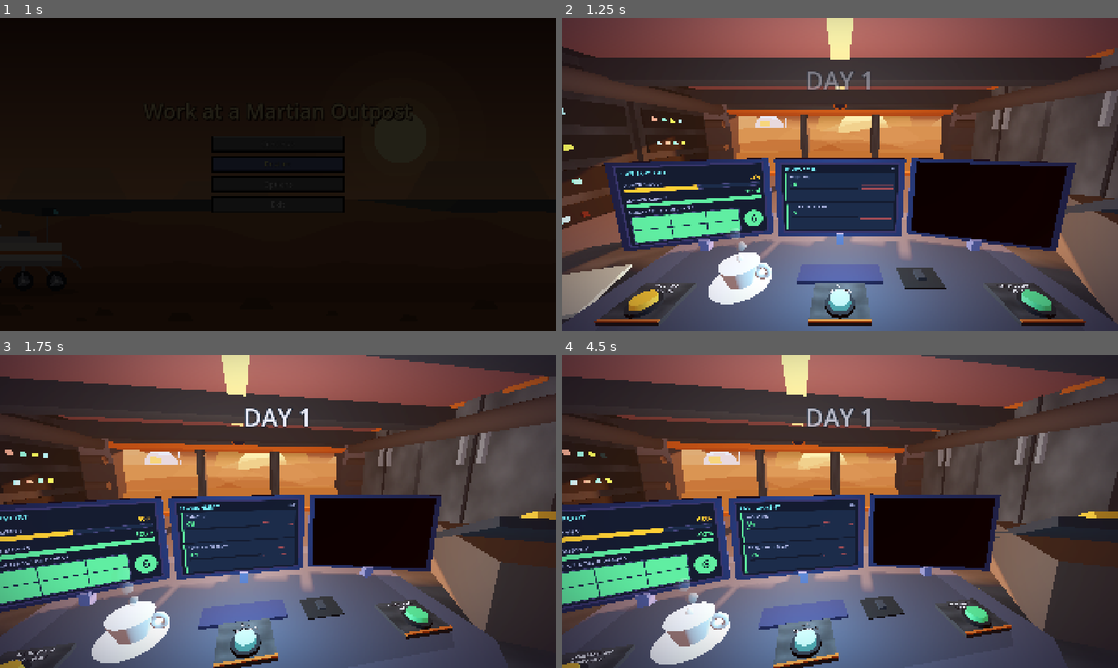
Above: before the commit, frames 1-4 (two rows, left to right).
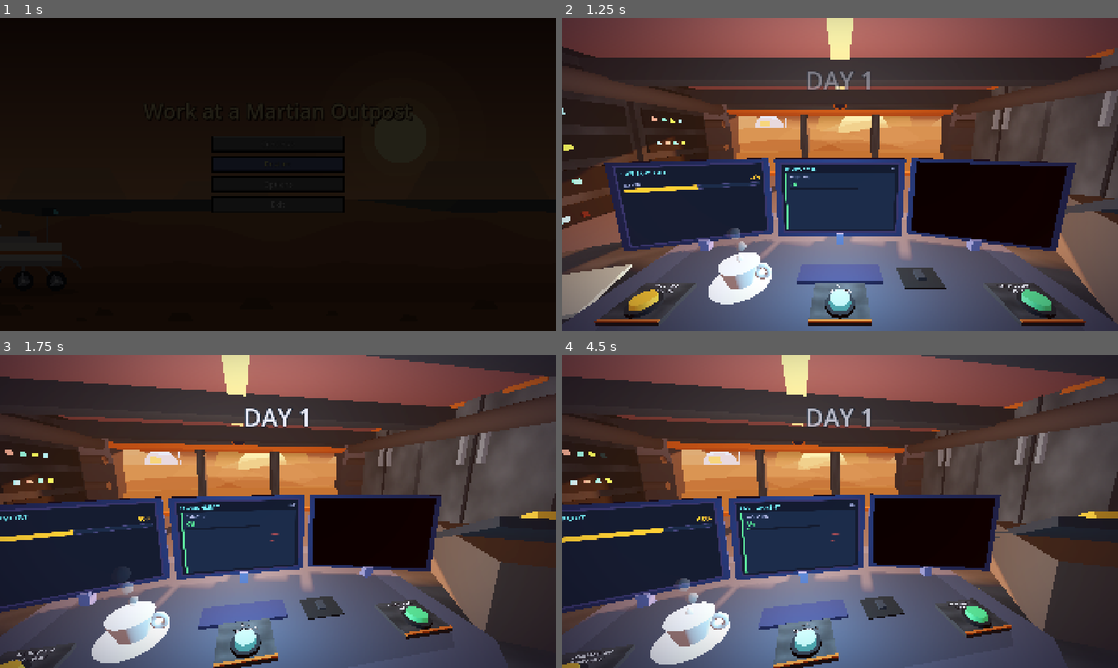
Above: after the commit, the same moments.

Repository: PolarLordStar/junior-astruonaut-mission-trainer
Game: Godot game, scene res://main_menu.tscn
Same seed, same stepped clock (60 frames per second), same inputs: the game is played once before the commit and once after it.
Inputs (mouse positions are in pixels of both pictures, inside the frame that each line leads up to):
- Up to frame 1 (1 s): click "Restart" at 0.5 s
- Up to frame 2 (1.25 s): no input
- Up to frame 3 (1.75 s): move the mouse to (400, 495) at 1.27 s; click (400, 495) at 1.42 s
- Up to frame 4 (4.5 s): move the mouse to (728, 527) at 2.02 s; click (728, 527) at 2.17 s; move the mouse to (895, 442) at 2.77 s; click (895, 442) at 2.92 s; move the mouse to (812, 574) at 3.52 s; click (812, 574) at 3.67 s; move the mouse to (1006, 558) at 4.27 s; click (1006, 558) at 4.42 s

Frame 1 is identical in both runs. In frame 2, 2.5% of the frame differs, in the area x 11-60%, y 52-73%; in frame 3, 3.1%, in the area x 0-53%, y 53-80%; in frame 4, 3.1%.

Commit message:
made bars disappear depending on day

Diff:
--- a/main/game/game.gd
+++ b/main/game/game.gd
@@ -6,7 +6,8 @@
 @onready var player_sounds = $PlayerSounds
 @onready var day_counter: CanvasLayer = $DayCounter
 @onready var day_transition: CanvasLayer = $DayTransition   # "You have survived!" screen (ui/day_transition.tscn)
-
+@onready var _status_screen: ScreenUI = $ControlRoom/StatusViewport/StatusScreen
+@onready var _env_screen: EnvironmentScreen = $ControlRoom/EnvironmentViewport/EnvironmentScreen
 
 var day_number: int = save_script.load_day()
 var date
@@ -70,6 +71,12 @@
 func _ready() -> void:
 	day_transition.continue_pressed.connect(_on_transition_continue)
 	day_transition.main_menu_pressed.connect(_on_transition_main_menu)
+	_status_screen.show_power()
+	_status_screen.hide_oxygen()
+	_status_screen.hide_solar_panels()
+	_env_screen.show_radiation()
+	_env_screen.hide_perchlorate()
+
 	start()
 
 # PLAYER SOUNDS (scripts/game_sounds.gd, room/scripts/ambience_player.gd)
@@ -153,6 +160,13 @@
 			components_scene.OxygenEnabled = false
 			components_scene.ToxicPerchEnabled = false
 			components_scene.SolarPanEnabled = false
+
+			_status_screen.show_power()
+			_status_screen.hide_oxygen()
+			_status_screen.hide_solar_panels()
+			_env_screen.show_radiation()
+			_env_screen.hide_perchlorate()
+
 			components_scene.StormsEnabled = false
 			components_scene.SlowStormsEnabled = false
 			components_scene.FastStormsEnabled = false
@@ -167,6 +181,13 @@
 			components_scene.OxygenEnabled = true
 			components_scene.ToxicPerchEnabled = true
 			components_scene.SolarPanEnabled = false
+
+			_status_screen.show_power()
+			_status_screen.show_oxygen()
+			_status_screen.hide_solar_panels()
+			_env_screen.show_radiation()
+			_env_screen.show_perchlorate()
+
 			components_scene.StormsEnabled = false
 			components_scene.SlowStormsEnabled = false
 			components_scene.FastStormsEnabled = false
@@ -181,6 +202,13 @@
 			components_scene.OxygenEnabled = true
 			components_scene.ToxicPerchEnabled = true
 			components_scene.SolarPanEnabled = true
+
+			_status_screen.show_power()
+			_status_screen.show_oxygen()
+			_status_screen.show_solar_panels()
+			_env_screen.show_radiation()
+			_env_screen.show_perchlorate()
+
 			components_scene.StormsEnabled = true
 			components_scene.SlowStormsEnabled = true
 			components_scene.FastStormsEnabled = true
@@ -195,6 +223,13 @@
 			components_scene.OxygenEnabled = true
 			components_scene.ToxicPerchEnabled = true
 			components_scene.SolarPanEnabled = true
+
+			_status_screen.show_power()
+			_status_screen.show_oxygen()
+			_status_screen.show_solar_panels()
+			_env_screen.show_radiation()
+			_env_screen.show_perchlorate()
+
 			components_scene.StormsEnabled = true
 			components_scene.SlowStormsEnabled = true
 			components_scene.FastStormsEnabled = true
@@ -209,6 +244,13 @@
 			components_scene.OxygenEnabled = true
 			components_scene.ToxicPerchEnabled = true
 			components_scene.SolarPanEnabled = true
+
+			_status_screen.show_power()
+			_status_screen.show_oxygen()
+			_status_screen.show_solar_panels()
+			_env_screen.show_radiation()
+			_env_screen.show_perchlorate()
+
 			components_scene.StormsEnabled = true
 			components_scene.SlowStormsEnabled = true
 			components_scene.FastStormsEnabled = true
--- a/main/game/room/scripts/ScreenUI.gd
+++ b/main/game/room/scripts/ScreenUI.gd
@@ -77,3 +77,18 @@
 			working += 1
 	count_label.text = str(working)
 	_circle_style.bg_color = count_color(working)
+
+
+# FOR DISABLING AND ENABLING COMPONENTS
+func show_power() -> void:   power_meter.show()
+func hide_power() -> void:   power_meter.hide()
+
+func show_oxygen() -> void:  oxygen_meter.show()
+func hide_oxygen() -> void:  oxygen_meter.hide()
+
+func show_solar_panels() -> void:
+	$Margin/Layout/PanelsHeader.show()
+	$Margin/Layout/PanelsRow.show()
+func hide_solar_panels() -> void:
+	$Margin/Layout/PanelsHeader.hide()
+	$Margin/Layout/PanelsRow.hide()
--- a/main/game/room/scripts/environment_screen.gd
+++ b/main/game/room/scripts/environment_screen.gd
@@ -60,3 +60,11 @@
 func set_time(clock_s: float) -> void:
 	if clock_label != null:
 		clock_label.text = "%02d:%02d" % [int(clock_s / 3600.0), int(fmod(clock_s, 3600.0) / 60.0)]
+
+
+# ENABLING AND DISABLING COMPONENTS
+func show_radiation() -> void:       rows["radiation"].show()
+func hide_radiation() -> void:       rows["radiation"].hide()
+
+func show_perchlorate() -> void:     rows["perchlorate"].show()
+func hide_perchlorate() -> void:     rows["perchlorate"].hide()
--- a/main/game/room/status_screen.tscn
+++ b/main/game/room/status_screen.tscn
@@ -1,16 +1,8 @@
-[gd_scene format=3]
+[gd_scene format=3 uid="uid://cknhjsffmnew0"]
 
-[ext_resource type="Script" path="res://main/game/room/scripts/ScreenUI.gd" id="1_screen"]
+[ext_resource type="Script" uid="uid://bc5xo01vd6okk" path="res://main/game/room/scripts/ScreenUI.gd" id="1_screen"]
 [ext_resource type="PackedScene" path="res://main/game/room/status_meter.tscn" id="2_meter"]
 [ext_resource type="PackedScene" path="res://main/game/room/solar_panel_cell.tscn" id="3_cell"]
-
-[sub_resource type="StyleBoxFlat" id="StyleBoxFlat_frame"]
-bg_color = Color(0, 0, 0, 0)
-border_width_left = 8
-border_width_top = 8
-border_width_right = 8
-border_width_bottom = 8
-border_color = Color(0.1765, 0.1804, 0.3333, 1)
 
 [sub_resource type="StyleBoxFlat" id="StyleBoxFlat_grid"]
 content_margin_left = 5.0
@@ -33,14 +25,22 @@
 corner_radius_bottom_left = 48
 corner_detail = 16
 
-[node name="StatusScreen" type="Control"]
+[sub_resource type="StyleBoxFlat" id="StyleBoxFlat_frame"]
+bg_color = Color(0, 0, 0, 0)
+border_width_left = 8
+border_width_top = 8
+border_width_right = 8
+border_width_bottom = 8
+border_color = Color(0.1765, 0.1804, 0.3333, 1)
+
+[node name="StatusScreen" type="Control" unique_id=1644346265]
 layout_mode = 3
 anchors_preset = 0
 offset_right = 640.0
 offset_bottom = 400.0
 script = ExtResource("1_screen")
 
-[node name="Background" type="ColorRect" parent="."]
+[node name="Background" type="ColorRect" parent="." unique_id=1789664925]
 layout_mode = 1
 anchors_preset = 15
 anchor_right = 1.0
@@ -49,7 +49,7 @@
 grow_vertical = 2
 color = Color(0.0588, 0.1059, 0.1686, 1)
 
-[node name="Margin" type="MarginContainer" parent="."]
+[node name="Margin" type="MarginContainer" parent="." unique_id=207335148]
 layout_mode = 1
 anchors_preset = 15
 anchor_right = 1.0
@@ -61,14 +61,14 @@
 theme_override_constants/margin_right = 24
 theme_override_constants/margin_bottom = 18
 
-[node name="Layout" type="VBoxContainer" parent="Margin"]
+[node name="Layout" type="VBoxContainer" parent="Margin" unique_id=441717522]
 layout_mode = 2
 theme_override_constants/separation = 8
 
-[node name="Header" type="HBoxContainer" parent="Margin/Layout"]
+[node name="Header" type="HBoxContainer" parent="Margin/Layout" unique_id=104714300]
 layout_mode = 2
 
-[node name="TitleLabel" type="Label" parent="Margin/Layout/Header"]
+[node name="TitleLabel" type="Label" parent="Margin/Layout/Header" unique_id=910651440]
 unique_name_in_owner = true
 layout_mode = 2
 size_flags_horizontal = 3
@@ -76,74 +76,68 @@
 theme_override_font_sizes/font_size = 26
 text = "LIFE SUPPORT"
 
-[node name="PowerMeter" parent="Margin/Layout" instance=ExtResource("2_meter")]
+[node name="PowerMeter" parent="Margin/Layout" unique_id=1254448453 instance=ExtResource("2_meter")]
 unique_name_in_owner = true
 layout_mode = 2
 
-[node name="NameLabel" parent="Margin/Layout/PowerMeter/Line" index="0"]
-text = "POWER SUPPLY"
-
-[node name="OxygenMeter" parent="Margin/Layout" instance=ExtResource("2_meter")]
+[node name="OxygenMeter" parent="Margin/Layout" unique_id=462208462 instance=ExtResource("2_meter")]
 unique_name_in_owner = true
 layout_mode = 2
 
-[node name="NameLabel" parent="Margin/Layout/OxygenMeter/Line" index="0"]
-text = "OXYGEN SUPPLY"
-
-[node name="PanelsHeader" type="HBoxContainer" parent="Margin/Layout"]
+[node name="PanelsHeader" type="HBoxContainer" parent="Margin/Layout" unique_id=1535628190]
 layout_mode = 2
 
-[node name="PanelsTitle" type="Label" parent="Margin/Layout/PanelsHeader"]
+[node name="PanelsTitle" type="Label" parent="Margin/Layout/PanelsHeader" unique_id=36055963]
 unique_name_in_owner = true
 layout_mode = 2
 size_flags_horizontal = 3
-theme_override_colors/font_color = Color(0.5490, 0.5804, 0.7843, 1)
+theme_override_colors/font_color = Color(0.549, 0.5804, 0.7843, 1)
 theme_override_font_sizes/font_size = 20
 text = "NUMBER OF SOLAR PANELS"
 
-[node name="PanelsRow" type="HBoxContainer" parent="Margin/Layout"]
+[node name="PanelsRow" type="HBoxContainer" parent="Margin/Layout" unique_id=976283683]
 layout_mode = 2
 size_flags_vertical = 3
 theme_override_constants/separation = 20
 
-[node name="GridBox" type="PanelContainer" parent="Margin/Layout/PanelsRow"]
+[node name="GridBox" type="PanelContainer" parent="Margin/Layout/PanelsRow" unique_id=293118075]
 layout_mode = 2
 size_flags_horizontal = 3
 theme_override_styles/panel = SubResource("StyleBoxFlat_grid")
 
-[node name="PanelCells" type="GridContainer" parent="Margin/Layout/PanelsRow/GridBox"]
+[node name="PanelCells" type="GridContainer" parent="Margin/Layout/PanelsRow/GridBox" unique_id=2104248733]
 unique_name_in_owner = true
 layout_mode = 2
 theme_override_constants/h_separation = 4
 theme_override_constants/v_separation = 4
 columns = 3
 
-[node name="Panel1" parent="Margin/Layout/PanelsRow/GridBox/PanelCells" instance=ExtResource("3_cell")]
+[node name="Panel1" parent="Margin/Layout/PanelsRow/GridBox/PanelCells" unique_id=443620126 instance=ExtResource("3_cell")]
 layout_mode = 2
 
-[node name="Panel2" parent="Margin/Layout/PanelsRow/GridBox/PanelCells" instance=ExtResource("3_cell")]
+[node name="Panel2" parent="Margin/Layout/PanelsRow/GridBox/PanelCells" unique_id=1123864791 instance=ExtResource("3_cell")]
 layout_mode = 2
 
-[node name="Panel3" parent="Margin/Layout/PanelsRow/GridBox/PanelCells" instance=ExtResource("3_cell")]
+[node name="Panel3" parent="Margin/Layout/PanelsRow/GridBox/PanelCells" unique_id=2009128652 instance=ExtResource("3_cell")]
 layout_mode = 2
 
-[node name="Panel4" parent="Margin/Layout/PanelsRow/GridBox/PanelCells" instance=ExtResource("3_cell")]
+[node name="Panel4" parent="Margin/Layout/PanelsRow/GridBox/PanelCells" unique_id=961199301 instance=ExtResource("3_cell")]
 layout_mode = 2
 
-[node name="Panel5" parent="Margin/Layout/PanelsRow/GridBox/PanelCells" instance=ExtResource("3_cell")]
+[node name="Panel5" parent="Margin/Layout/PanelsRow/GridBox/PanelCells" unique_id=1531233504 instance=ExtResource("3_cell")]
 layout_mode = 2
 
-[node name="Panel6" parent="Margin/Layout/PanelsRow/GridBox/PanelCells" instance=ExtResource("3_cell")]
+[node name="Panel6" parent="Margin/Layout/PanelsRow/GridBox/PanelCells" unique_id=222868134 instance=ExtResource("3_cell")]
 layout_mode = 2
 
-[node name="CountCircle" type="Panel" parent="Margin/Layout/PanelsRow"]
+[node name="CountCircle" type="Panel" parent="Margin/Layout/PanelsRow" unique_id=1763454066]
 unique_name_in_owner = true
 custom_minimum_size = Vector2(96, 96)
 layout_mode = 2
 size_flags_vertical = 4
 theme_override_styles/panel = SubResource("StyleBoxFlat_count")
 
-[node name="CountLabel" type="Label" parent="Margin/Layout/PanelsRow/CountCircle"]
+[node name="CountLabel" type="Label" parent="Margin/Layout/PanelsRow/CountCircle" unique_id=1183048606]
 unique_name_in_owner = true
 layout_mode = 1
 anchors_preset = 15
@@ -157,7 +151,7 @@
 horizontal_alignment = 1
 vertical_alignment = 1
 
-[node name="Frame" type="Panel" parent="."]
+[node name="Frame" type="Panel" parent="." unique_id=790416872]
 layout_mode = 1
 anchors_preset = 15
 anchor_right = 1.0
